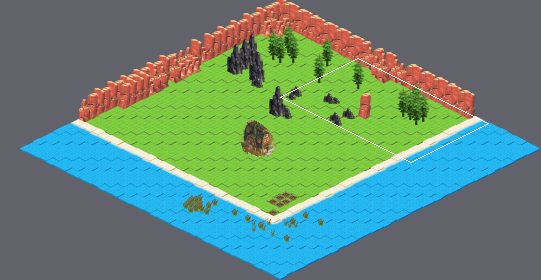
One commit to this Tiled map: klondiklon-core/src/main/resources/home.tmx. Above: a wide view before the commit, with the close-up outlined.
Close-up. Earlier state:
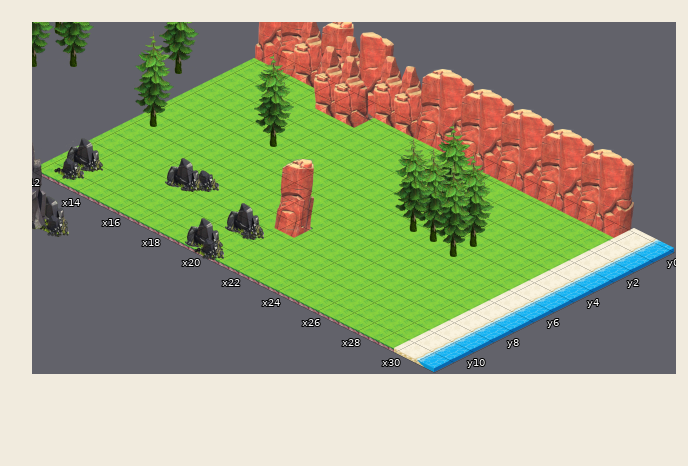
Cells are 160x80 px. Isometric: x runs down to the right, y down to the left. Shown: x 12..31, y 0..11. The commit also changed other parts of the map, which this record leaves out.
And afterwards:
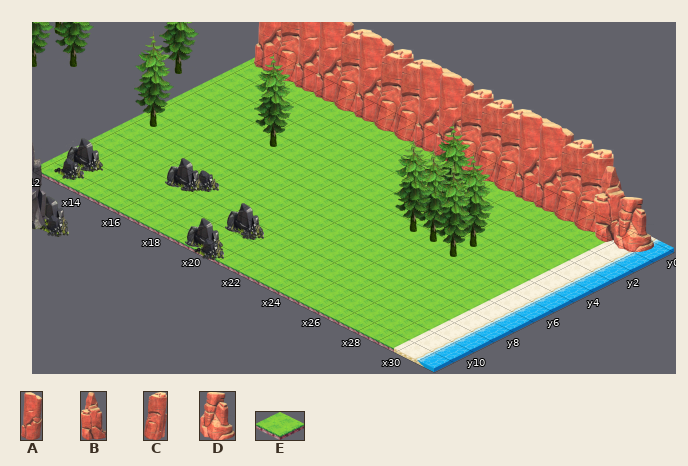
Key: from "border_rock2_large": A 0; from "border_rock3_large": B 0; from "border_rock_large": C 0; from "border_rock_medium": D 0; from "home": E 0.
_ is an empty cell, . an unchanged one.
Tiles of an added or newly shown layer are drawn over the layers below it.
Log entry: Put border rocks on a second tile layer, so it looks better now.
What changed:
--- layer "terrain"
@@ x 12..29 @@
- 0 ACBCBABBCACACACACA
- 1 ....BB............
+ 0 EEEEEEEEEEEEEEEEEE
+ 1 ....EE............
@@ x 21..21 @@
- 8 C
+ 8 E
--- layer "border_rocks" (added)
@@ x 12..30 @@
- 0 ___________________
+ 0 ACAACACCAACCCAACCBD
